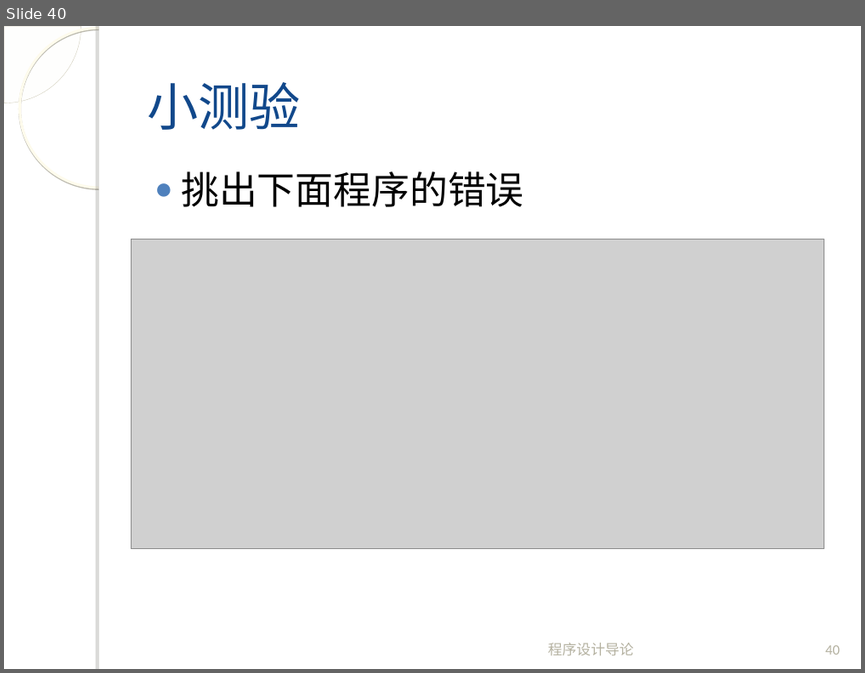
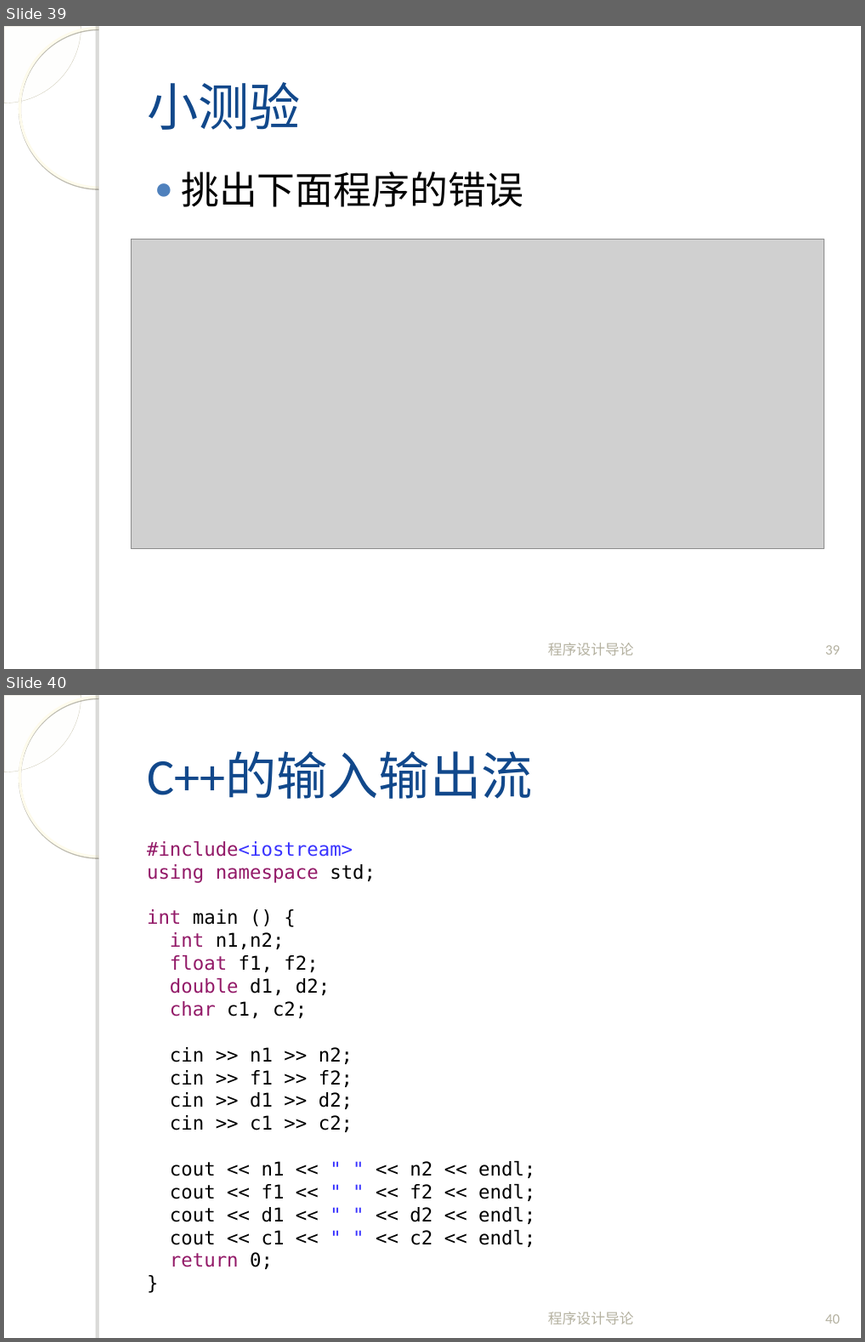
Before and after one commit to fanju1984/introduction-to-programming, a slide deck: introduction-to-programming/slides/2018/03-Data-And-C-1.ppt. Shown one above the other, each under a label of ours: slide 40 before the commit, slides 39 and 40 after it. The pictures are 865x673 and 865x1342 pixels, drawn with LibreOffice and Linux fonts; fonts in the diff are those of the drawing; grey boxes stand for pictures; background and template pictures are left out. Boxes give left, top, right and bottom in pixels: in the first picture for what was removed or moved away, otherwise in the second. Text is boxed around its words. In the diff, an @@ line names an element or a change of style, - is before the commit and + after.

```diff
--- a/introduction-to-programming/slides/2018/03-Data-And-C-1.ppt
+++ b/introduction-to-programming/slides/2018/03-Data-And-C-1.ppt
@@ slide 40 added at (x1=4, y1=695, x2=861, y2=1338), background picture (left out); not listed: 4 template elements that a slide beside it also shows @@
@@ title added at (x1=147, y1=752, x2=532, y2=799), 43 pt, text #11488B @@
+C++的输入输出流
@@ text added at (x1=147, y1=841, x2=535, y2=1269), 16 pt, text #000000 @@
+#include<iostream>
+using namespace std;
+int main () {
+int n1,n2;
+float f1, f2;
+double d1, d2;
+char c1, c2;
+cin >> n1 >> n2;
+cin >> f1 >> f2;
+cin >> d1 >> d2;
+cin >> c1 >> c2;
+cout << n1 << " " << n2 << endl;
+cout << f1 << " " << f2 << endl;
+cout << d1 << " " << d2 << endl;
+cout << c1 << " " << c2 << endl;
+return 0;
+}
@@ text added at (x1=548, y1=1311, x2=634, y2=1324), 12 pt, text #B4B1A0 @@
+程序设计导论
@@ page number added at (x1=825, y1=1314, x2=840, y2=1323), 12 pt, text #B4B1A0 @@
+40
@@ what was slide 40 is now slide 39 @@
@@ page number at (x1=825, y1=645, x2=840, y2=654): text changed @@
-40
+39
```
Also in this commit, not shown: 2 slides changed, 9 other slides added, 11 slides removed, 1 other file.
